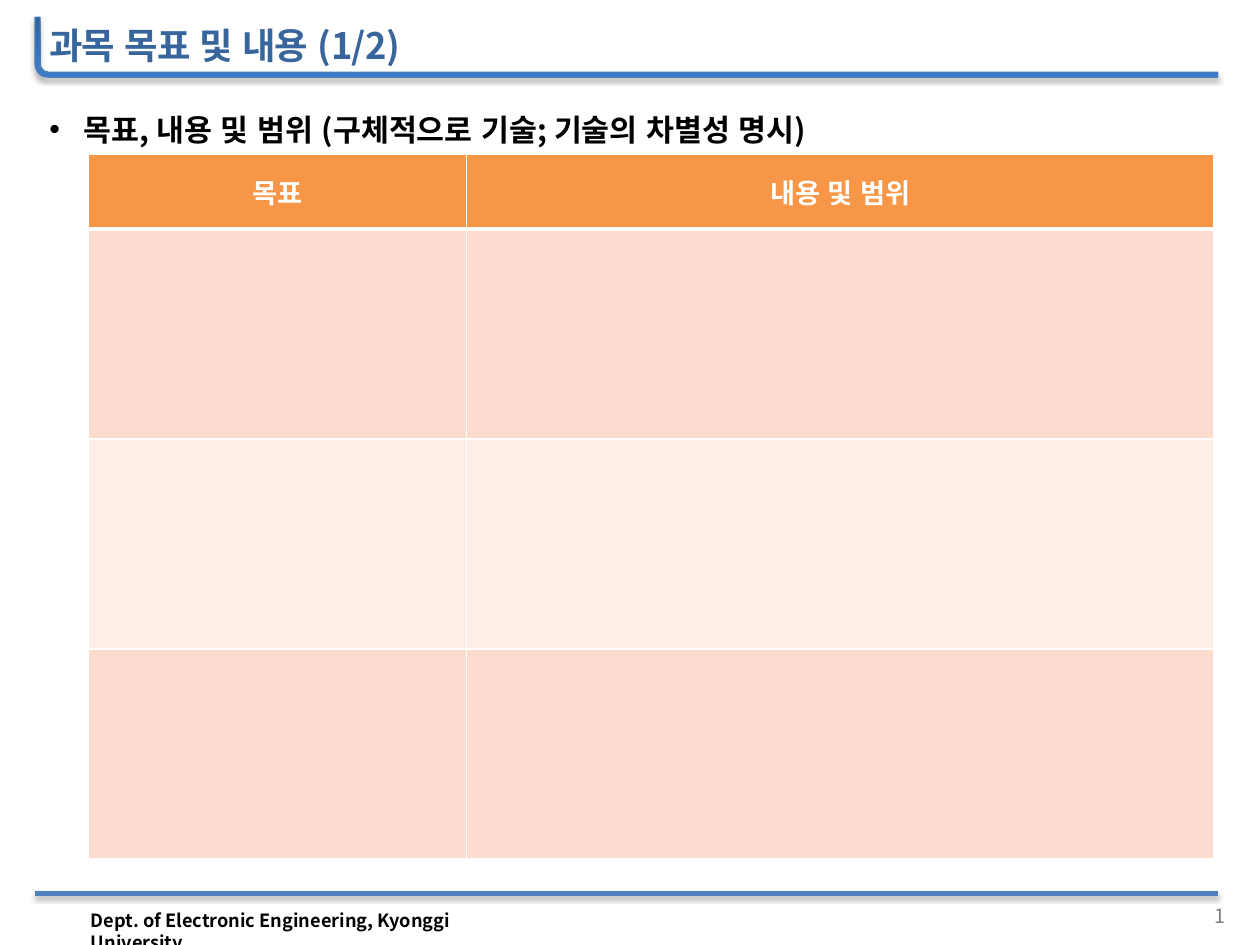
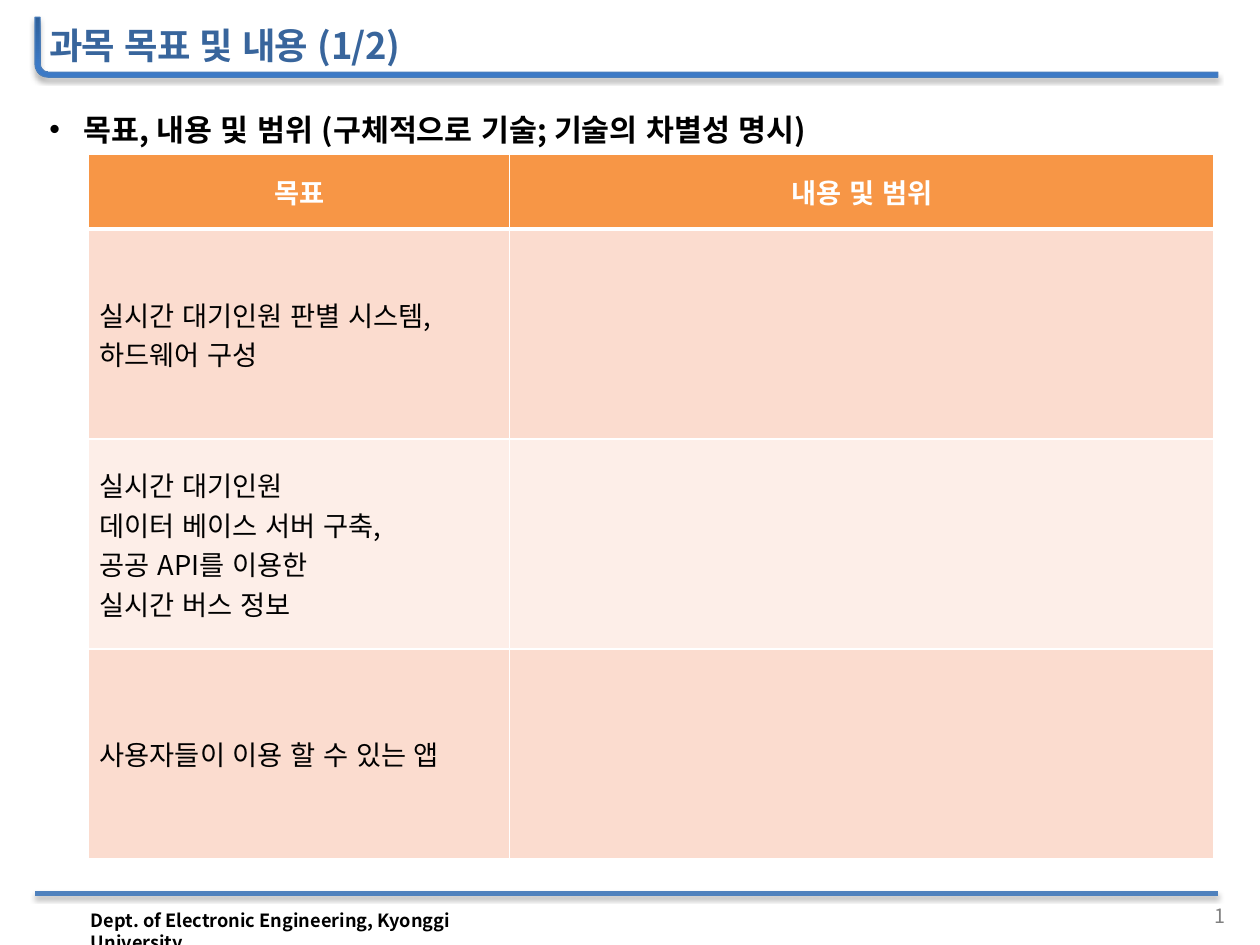
Before and after one commit to woojin1027/THE-FACO, a slide deck: slide 2 of 공학설계 자료/공학설계_중간보고_발표자료(양식).pptx. Drawn at 1260x945 pixels with LibreOffice and Linux fonts; fonts in the diff are those of the drawing; background and template pictures are left out. Boxes give left, top, right and bottom in pixels: in the first picture for what was removed or moved away, otherwise in the second. Text is boxed around its words. In the diff, an @@ line names an element or a change of style, - is before the commit and + after.

```diff
--- a/공학설계 자료/공학설계_중간보고_발표자료(양식).pptx
+++ b/공학설계 자료/공학설계_중간보고_발표자료(양식).pptx
@@ table at [88,155,1214,860] @@
-row 2, column 1: 
+row 2, column 1: 실시간 대기인원 판별 시스템, 하드웨어 구성
-row 3, column 1: 
+row 3, column 1: 실시간 대기인원 데이터 베이스 서버 구축, 공공 API를 이용한 실시간 버스 정보
-row 4, column 1: 
+row 4, column 1: 사용자들이 이용 할 수 있는 앱
```
Also in this commit, not shown: 4 other slides changed, 1 slide added, 1 other file.
